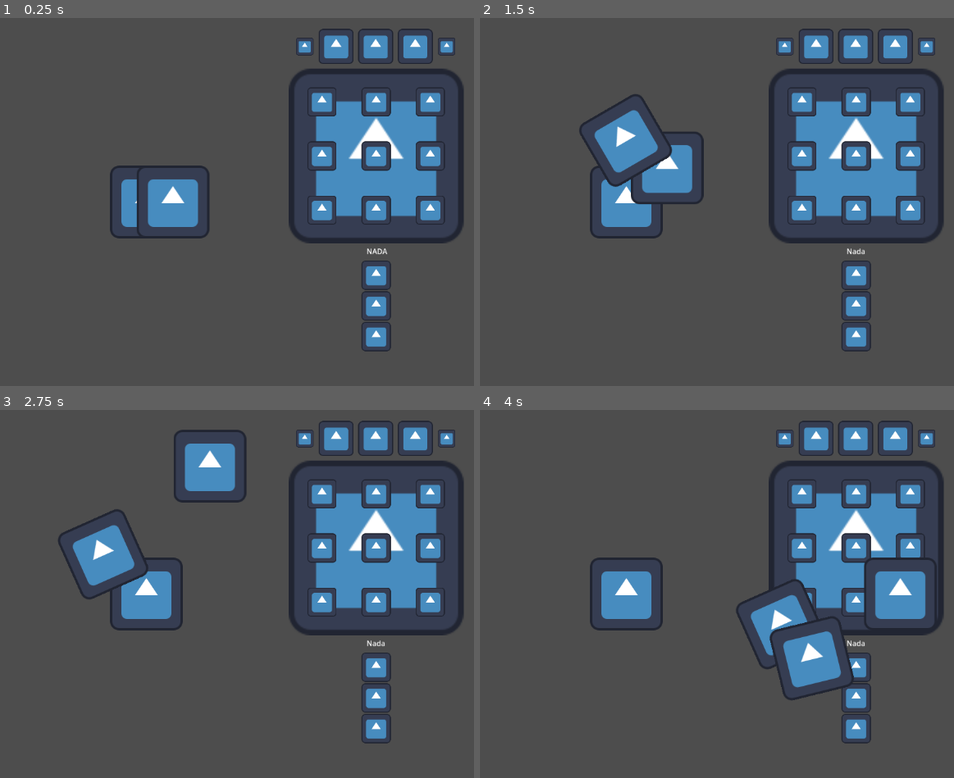
Above: before the commit, frames 1-4 (two rows, left to right).
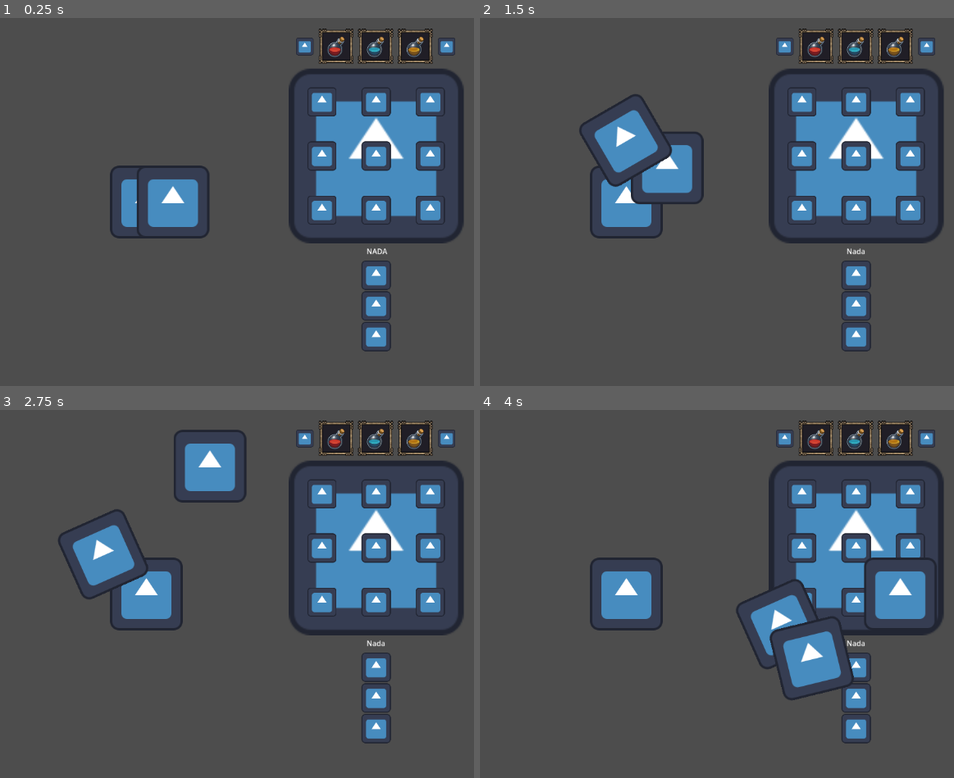
Above: after the commit, the same moments.

Repository: Irozuku/A-Painters-Nightmare-bitCrawlerStudios
Game: Godot game, scene res://scenes/main.tscn
Two runs of this game, one before a commit and one after it. Both use one fixed random seed, a clock stepped at 60 frames per second and the inputs below. The engine's default icon, where the game draws it, is replaced by a stand-in: a white triangle on a blue panel in a dark square.
Inputs (mouse positions are in pixels of both pictures, inside the frame that each line leads up to):
- Up to frame 1 (0.25 s): no input
- Up to frame 2 (1.5 s): move the mouse to (802, 102) at 0.52 s; press the mouse at (802, 102) at 0.53 s; hold D (right) 0.53-1.28 s; move the mouse to (854, 102) at 1.27 s; release the mouse at (854, 102) at 1.28 s; hold S (down) from 1.28 s (still down); click (854, 102) at 1.35 s
- Up to frame 3 (2.75 s): move the mouse to (431, 494) at 2.02 s; release S (down) at 2.03 s; press the mouse at (431, 494) at 2.03 s; hold D (right) from 2.03 s (still down)
- Up to frame 4 (4 s): move the mouse to (802, 549) at 2.77 s; release D (right) at 2.78 s; release the mouse at (802, 549) at 2.78 s; hold W (up) 2.78-3.53 s; click (802, 549) at 2.85 s; move the mouse to (854, 549) at 3.52 s; press the mouse at (854, 549) at 3.53 s; hold A (left) from 3.53 s (still down)

The runs differ from the first frame. In frame 1, 2.0% of the frame differs, in the area x 67-92%, y 2-13%; in frame 2, 2.0%; in frame 3, 2.0%; in frame 4, 2.0%.

Commit message:
Updated sprites for paint boxes

Diff:
--- /dev/null
+++ b/scenes/box_border.tscn
@@ -0,0 +1,8 @@
+[gd_scene load_steps=2 format=3 uid="uid://bnqo2wl5b7ayh"]
+
+[ext_resource type="Texture2D" uid="uid://cgos2br6123df" path="res://assets/border_sprite/border_off.png" id="1_c2ho2"]
+
+[node name="Border" type="Sprite2D"]
+texture = ExtResource("1_c2ho2")
+hframes = 10
+vframes = 8
--- a/scenes/paint_bar.tscn
+++ b/scenes/paint_bar.tscn
@@ -1,6 +1,10 @@
-[gd_scene load_steps=2 format=3 uid="uid://chyt1wxxoph5v"]
+[gd_scene load_steps=6 format=3 uid="uid://chyt1wxxoph5v"]
 
 [ext_resource type="Texture2D" uid="uid://drp4ge6v2l5uv" path="res://icon.svg" id="1_g6ipr"]
+[ext_resource type="Texture2D" uid="uid://ii1cp2n7ijdt" path="res://assets/paint_sprite/PotionRed.png" id="2_2cj68"]
+[ext_resource type="PackedScene" uid="uid://bnqo2wl5b7ayh" path="res://scenes/box_border.tscn" id="2_8cegg"]
+[ext_resource type="Texture2D" uid="uid://qlw7ehn5177c" path="res://assets/paint_sprite/PotionBlue.png" id="3_hqahh"]
+[ext_resource type="Texture2D" uid="uid://bdv67lynhbgex" path="res://assets/paint_sprite/PotionYellow.png" id="4_4hgsx"]
 
 [node name="PaintBar" type="Area2D"]
 
@@ -14,19 +18,28 @@
 [node name="RedPaint" type="Area2D" parent="."]
 position = Vector2(-145, 0)
 
-[node name="Sprite2D" type="Sprite2D" parent="RedPaint"]
-texture = ExtResource("1_g6ipr")
+[node name="Border" parent="RedPaint" instance=ExtResource("2_8cegg")]
+scale = Vector2(2, 2)
+
+[node name="RedSprite" type="Sprite2D" parent="RedPaint"]
+texture = ExtResource("2_2cj68")
 
 [node name="BluePaint" type="Area2D" parent="."]
 
-[node name="Sprite2D" type="Sprite2D" parent="BluePaint"]
-texture = ExtResource("1_g6ipr")
+[node name="Border" parent="BluePaint" instance=ExtResource("2_8cegg")]
+scale = Vector2(2, 2)
+
+[node name="BlueSprite" type="Sprite2D" parent="BluePaint"]
+texture = ExtResource("3_hqahh")
 
 [node name="YellowPaint" type="Area2D" parent="."]
 position = Vector2(145, 0)
 
-[node name="Sprite2D" type="Sprite2D" parent="YellowPaint"]
-texture = ExtResource("1_g6ipr")
+[node name="Border" parent="YellowPaint" instance=ExtResource("2_8cegg")]
+scale = Vector2(2, 2)
+
+[node name="YellowSprite" type="Sprite2D" parent="YellowPaint"]
+texture = ExtResource("4_4hgsx")
 
 [node name="ArrowE" type="Area2D" parent="."]
 position = Vector2(260, 0)
Binary file added: assets/border_sprite/border_off.png
Not shown, added: assets/border_sprite/border_off.png.import
Binary file added: assets/border_sprite/border_on.png
Not shown, added: assets/border_sprite/border_on.png.import
Binary file added: assets/paint_sprite/PotionBlue.png
Not shown, added: assets/paint_sprite/PotionBlue.png.import
Binary file added: assets/paint_sprite/PotionRed.png
Not shown, added: assets/paint_sprite/PotionRed.png.import
Binary file added: assets/paint_sprite/PotionYellow.png
Not shown, added: assets/paint_sprite/PotionYellow.png.import
